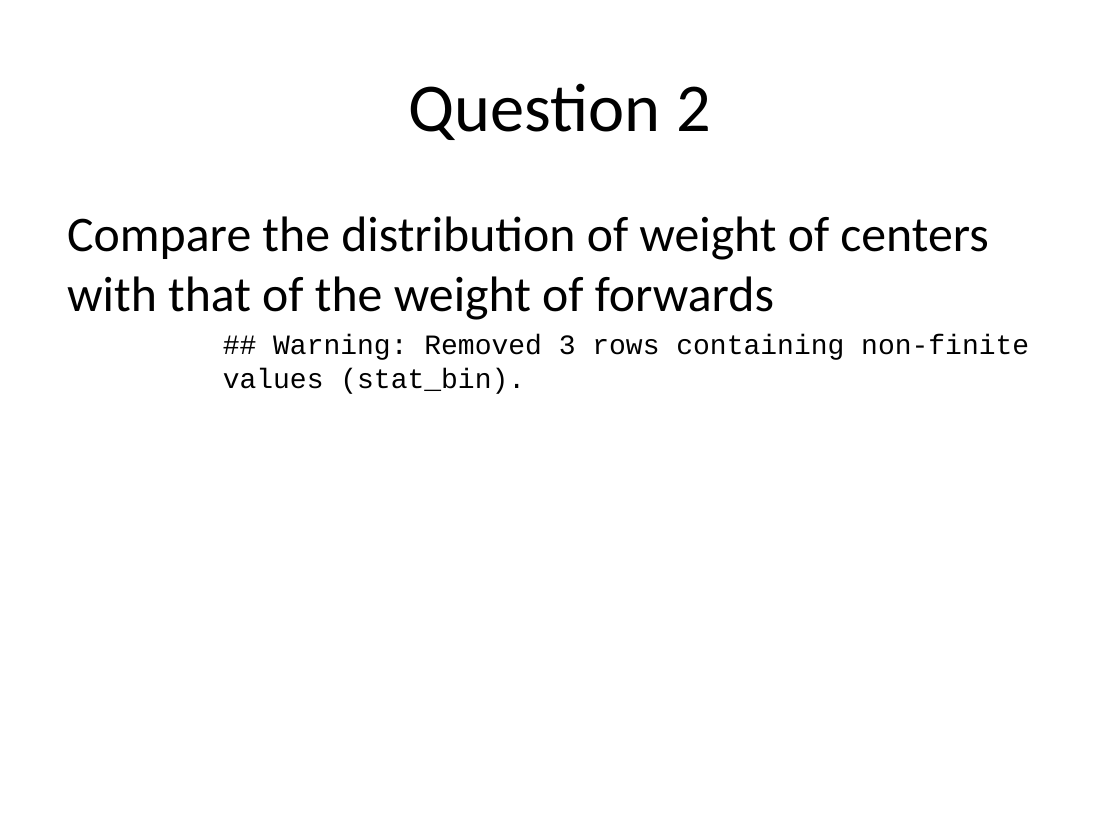
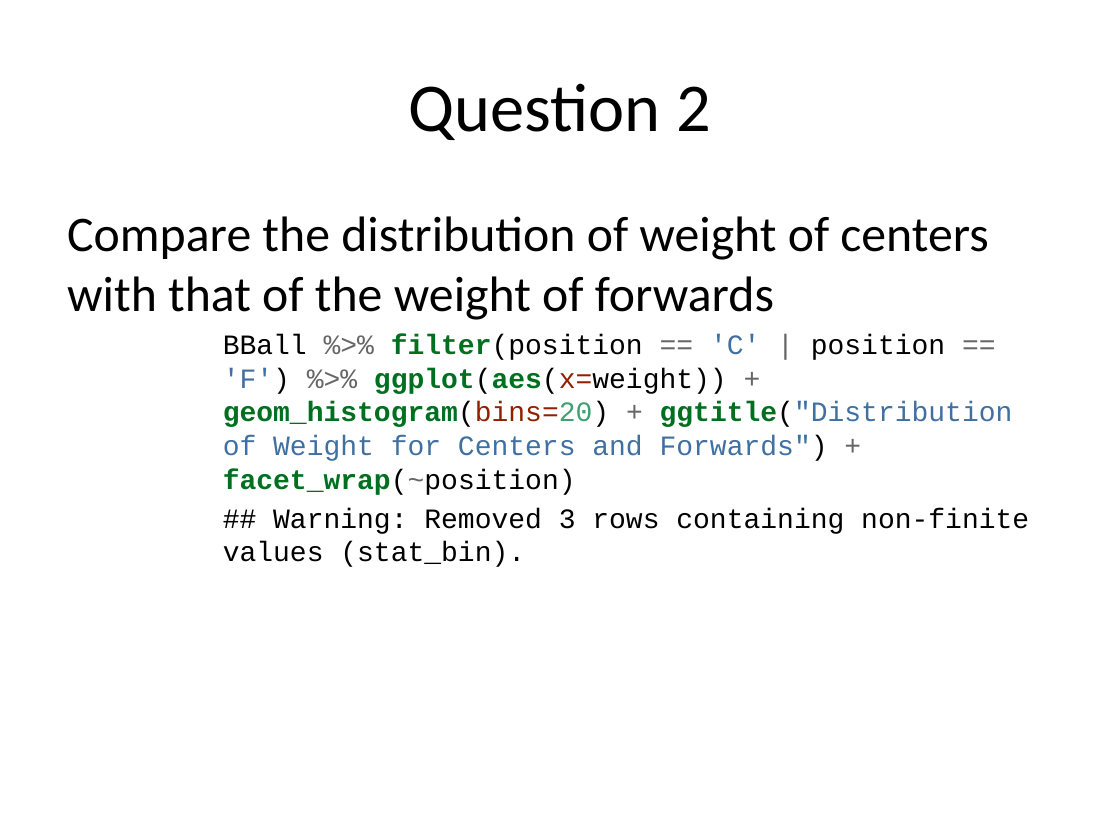
Before and after one commit to rmpalmer/MDS-6306-Doing-Data-Science-Fall-2019, a slide deck: slide 5 of Unit 2/Richard_Palmer_LiveSession_2.pptx. Drawn at 1120x840 pixels with LibreOffice and Linux fonts; fonts in the diff are those of the drawing. Boxes give left, top, right and bottom in pixels: in the first picture for what was removed or moved away, otherwise in the second. Text is boxed around its words. In the diff, an @@ line names an element or a change of style, - is before the commit and + after.

```diff
--- a/Unit 2/Richard_Palmer_LiveSession_2.pptx
+++ b/Unit 2/Richard_Palmer_LiveSession_2.pptx
@@ text at [223,334,1013,495]: paragraph added @@
+BBall %>% filter(position == 'C' | position == 'F') %>% ggplot(aes(x=weight)) + geom_histogram(bins=20) + ggtitle("Distribution of Weight for Centers and Forwards") + facet_wrap(~position)
```
Also in this commit, not shown: 5 other slides changed, 2 slides added, 1 other file.
